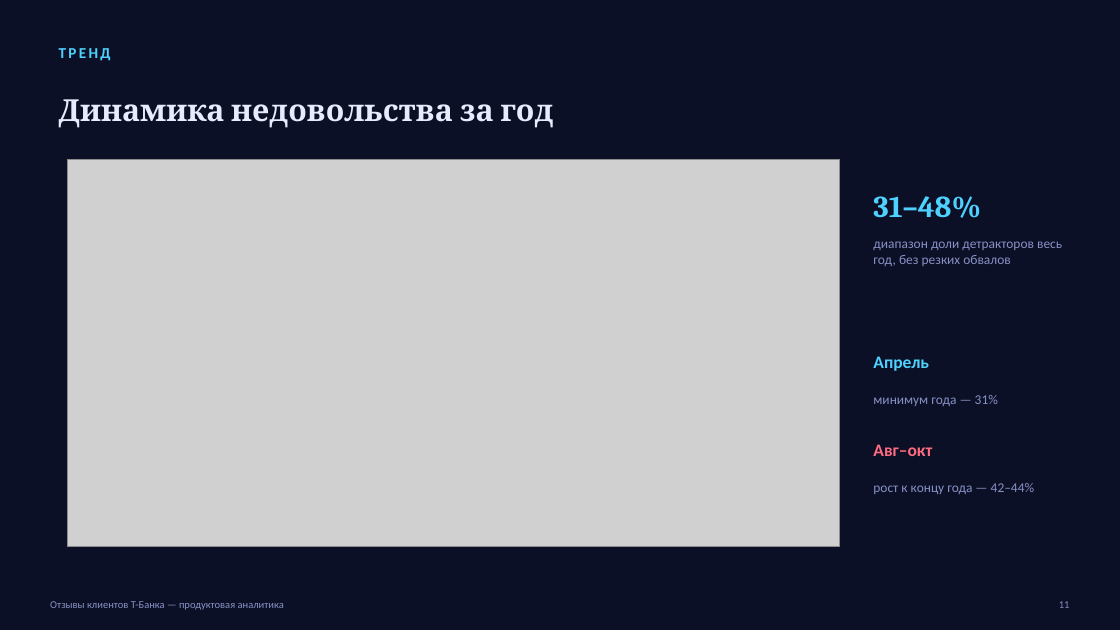
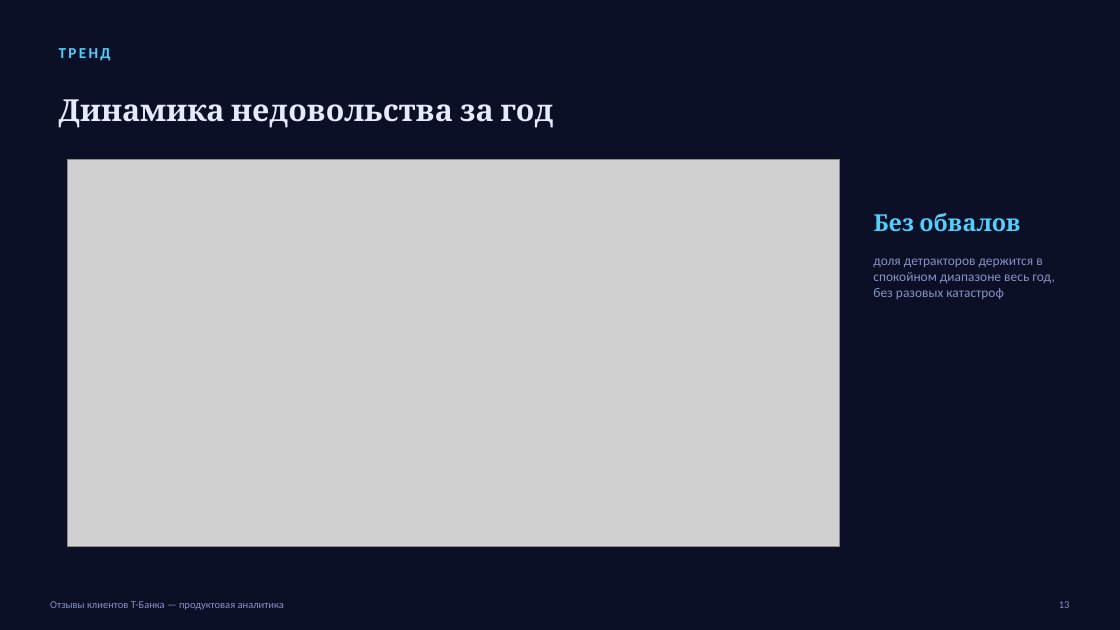
Before and after one commit to kruasanchikk1/tbank-reviews-analysis, a slide deck: slide 13 of tbank_reviews_presentation.pptx (slide 11 before the commit). Drawn at 1120x630 pixels with LibreOffice and Linux fonts; fonts in the diff are those of the drawing; grey boxes stand for pictures. Boxes give left, top, right and bottom in pixels: in the first picture for what was removed or moved away, otherwise in the second. Text is boxed around its words. In the diff, an @@ line names an element or a change of style, - is before the commit and + after.

```diff
--- a/tbank_reviews_presentation.pptx
+++ b/tbank_reviews_presentation.pptx
@@ text removed at (873,196,981,218) @@
-31–48%
@@ text added at (873,213,1020,232), 20 pt, text #4FD1FF, bold @@
+Без обвалов
@@ text at (873,258,1055,299): text changed @@
-диапазон доли детракторов весь год, без резких обвалов
+доля детракторов держится в спокойном диапазоне весь год, без разовых катастроф
@@ text removed at (873,356,929,371) @@
-Апрель
@@ text removed at (873,395,998,406) @@
-минимум года — 31%
@@ text removed at (873,444,932,456) @@
-Авг–окт
@@ text removed at (873,483,1035,494) @@
-рост к концу года — 42–44%
```
Also in this commit, not shown: 7 other slides changed, 6 slides added, 4 slides removed, 14 other files.
